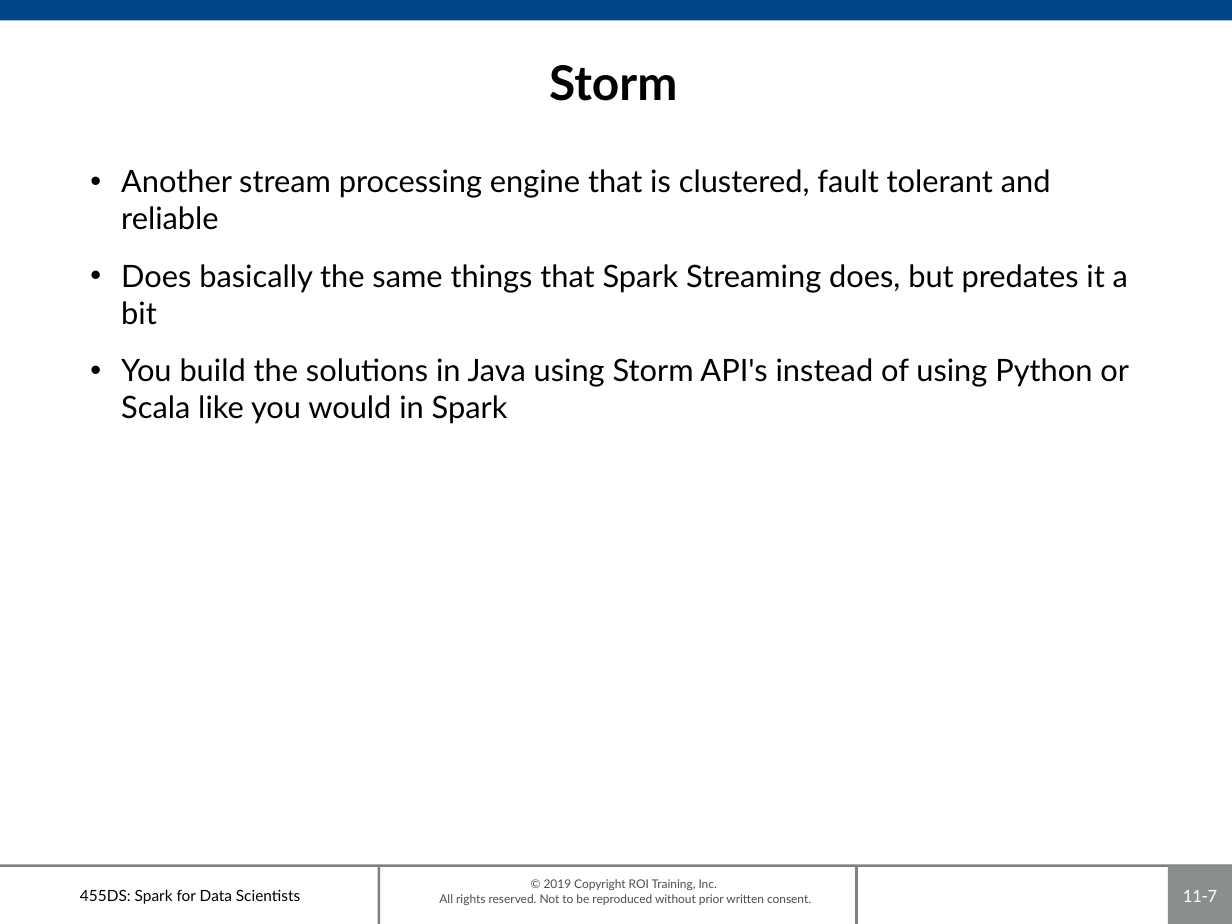
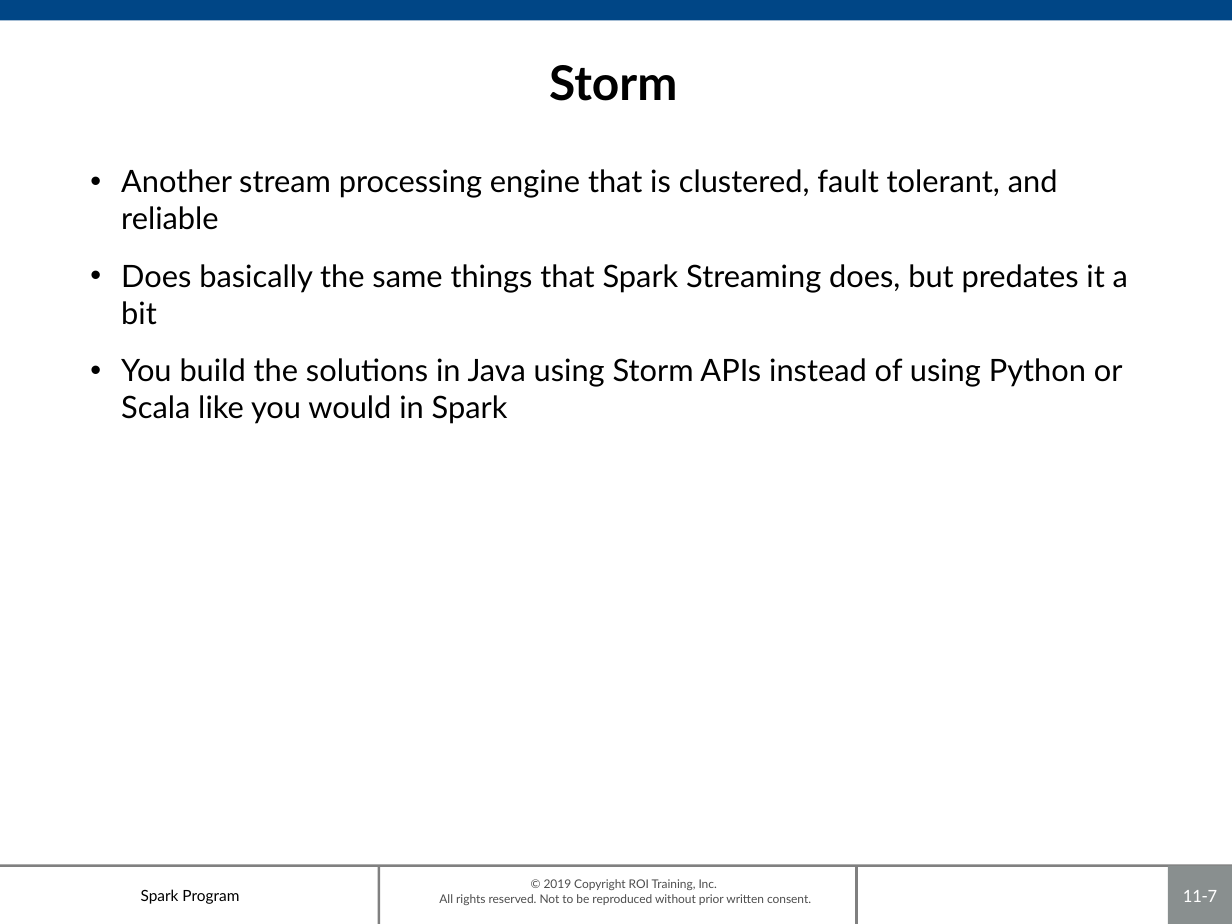
Before and after one commit to roitraining/SparkProgram, a slide deck: slide 7 of Day8/Ch11_Ecosystem.pptx. Drawn at 1232x924 pixels with LibreOffice and Linux fonts; fonts in the diff are those of the drawing; background and template pictures are left out. Boxes give left, top, right and bottom in pixels: in the first picture for what was removed or moved away, otherwise in the second. Text is boxed around its words. In the diff, an @@ line names an element or a change of style, - is before the commit and + after.

```diff
--- a/Day8/Ch11_Ecosystem.pptx
+++ b/Day8/Ch11_Ecosystem.pptx
@@ text at box(121, 169, 1058, 230): text changed @@
-• Another stream processing engine that is clustered, fault tolerant and reliable
+• Another stream processing engine that is clustered, fault tolerant, and reliable
@@ text at box(121, 358, 1123, 424): text changed @@
-• You build the solutions in Java using Storm API's instead of using Python or Scala like you would in Spark
+• You build the solutions in Java using Storm APIs instead of using Python or Scala like you would in Spark
@@ text at box(141, 889, 239, 904): text changed @@
-455DS: Spark for Data Scientists
+Spark Program
```
Also in this commit, not shown: 8 other slides changed, 3 other files.
